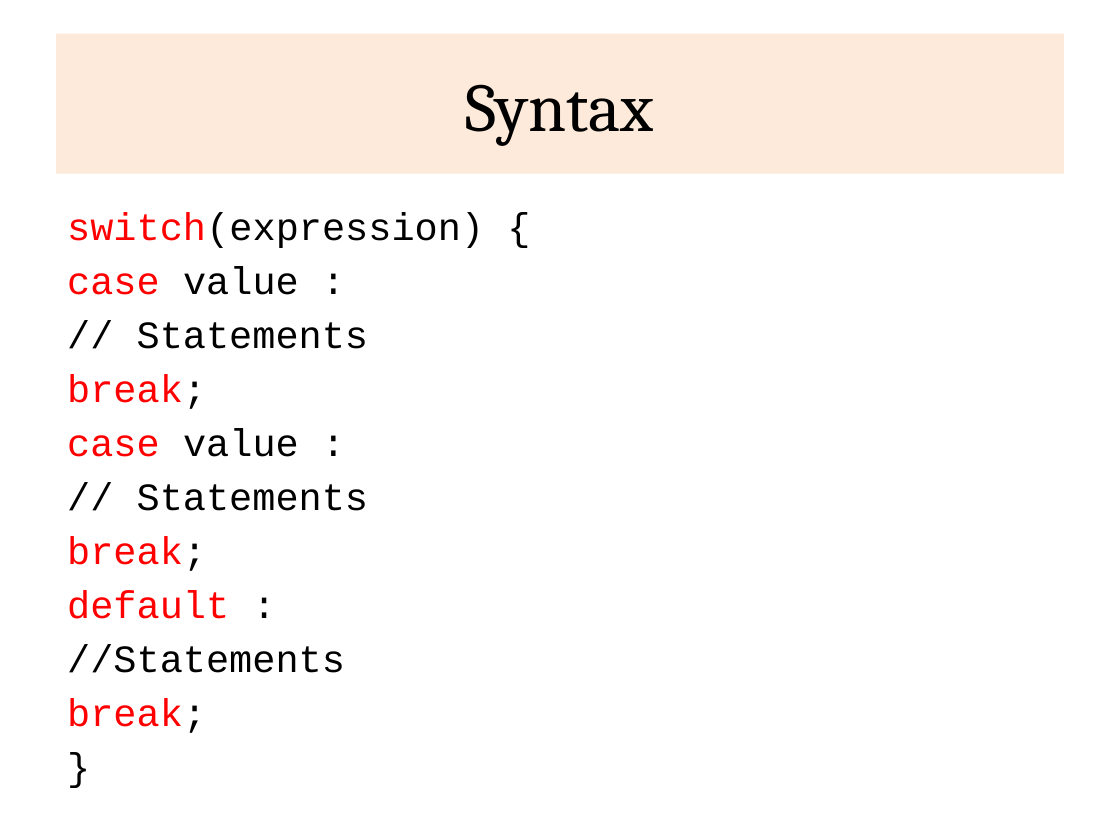
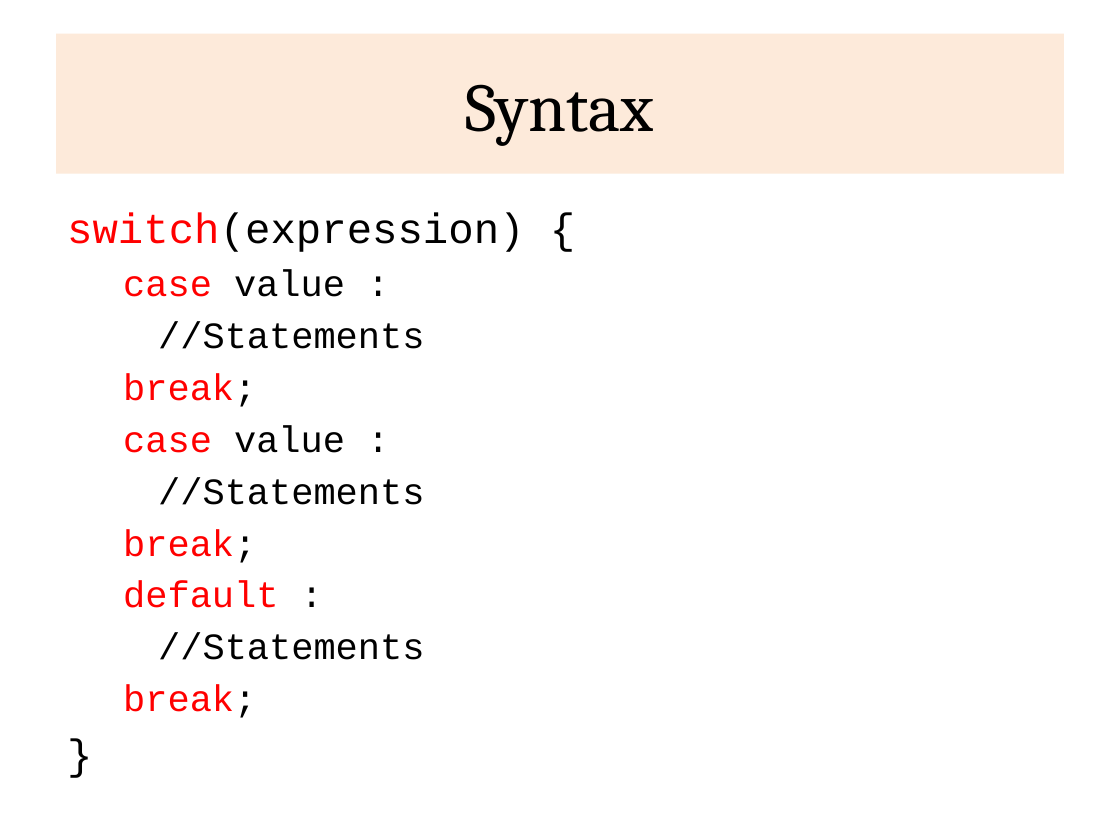
Before and after one commit to rajasekaran36/CS8392-OOPS, a slide deck: slide 16 of Presentations/Unit 1/CS8392-U1-10-ControlFlow_Decision.pptx. Drawn at 1120x840 pixels with LibreOffice and Linux fonts; fonts in the diff are those of the drawing. Boxes give left, top, right and bottom in pixels: in the first picture for what was removed or moved away, otherwise in the second. Text is boxed around its words. In the diff, an @@ line names an element or a change of style, - is before the commit and + after.

```diff
--- a/Presentations/Unit 1/CS8392-U1-10-ControlFlow_Decision.pptx
+++ b/Presentations/Unit 1/CS8392-U1-10-ControlFlow_Decision.pptx
@@ text at (x1=67, y1=213, x2=524, y2=718): size 24.8 to 27.2 pt in "switch(expression) {", "}"; size 24.8 to 23.8 pt in "case value :", "break;", "case value :", "break;" and 3 more places; list level 1 to 2 in "case value :"; list level 1 to 2 in "break;"; list level 1 to 2 in "default :"; list level 1 to 2 in "//Statements" @@
@@ text at (x1=158, y1=322, x2=424, y2=349): text changed; size 24.8 to 23.8 pt @@
-// Statements
+  //Statements
@@ text at (x1=158, y1=477, x2=424, y2=505): text changed; size 24.8 to 23.8 pt @@
-// Statements
+  //Statements
```
Also in this commit, not shown: 2 other slides changed, 24 slides added, 2 other files.
